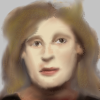
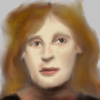
Comparing the layer stacks of the two w=100, h=100 images. Changes:
added layer "jeff.png copy" above "jeff.png" over (x1=0, y1=0, x2=100, y2=100)
